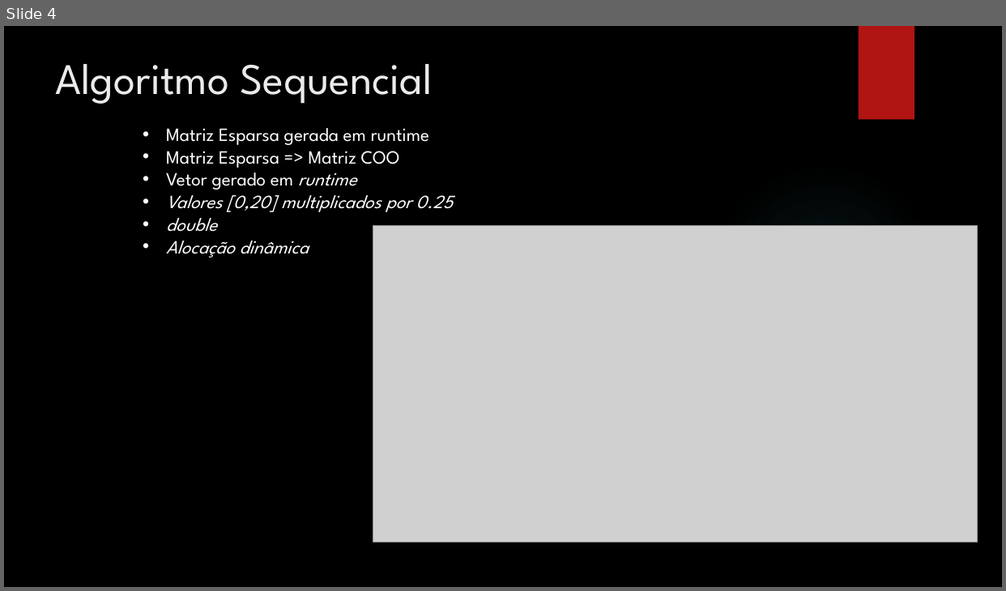
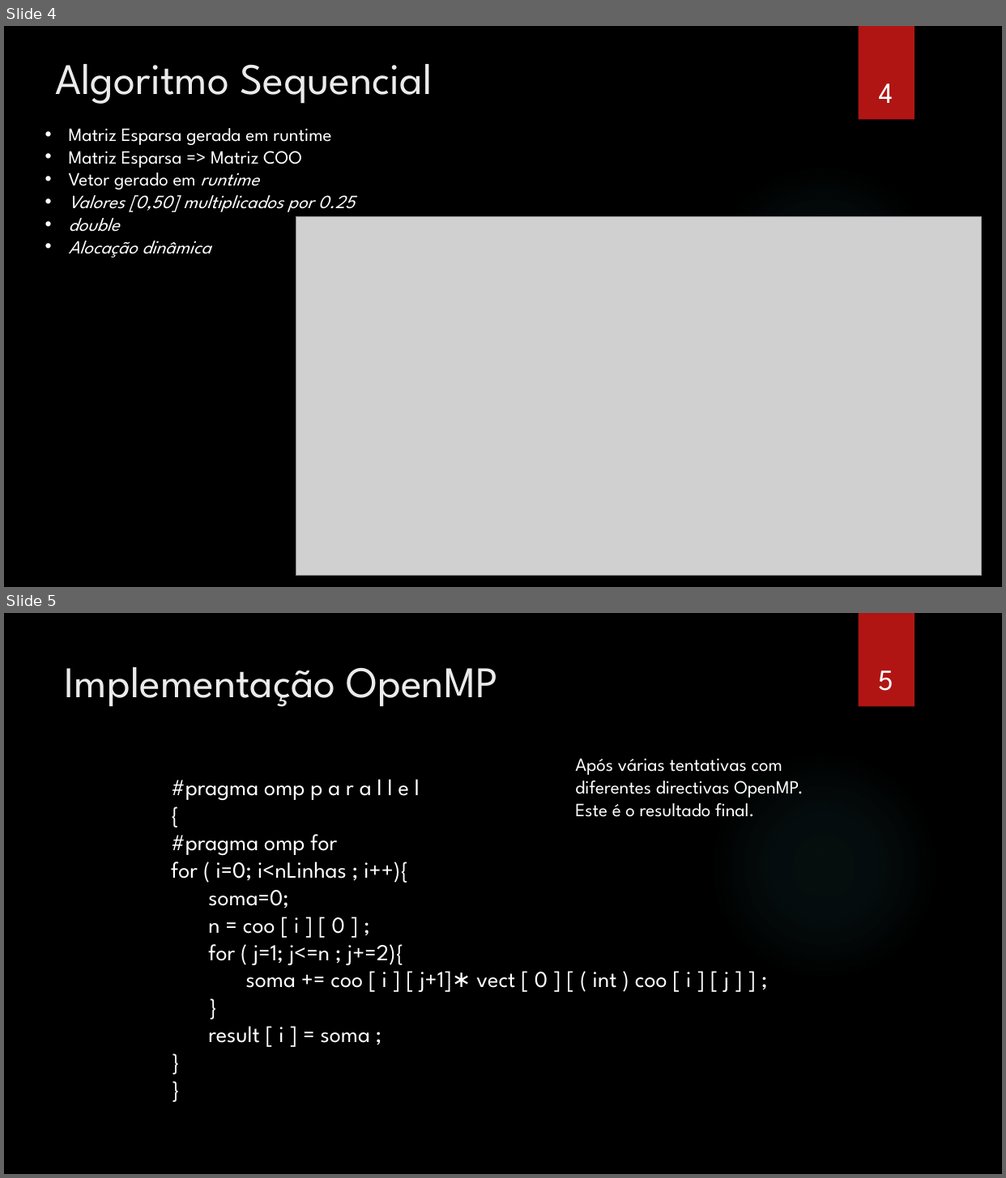
Before and after one commit to CarlosDiogo01/Parallel-Computing-Paradigms, a slide deck: PCP_-_#3_MPI_OpenMP_HybridSolution_Sparse_Matrix/ApresentacaoTrabalhos.pptx. Shown one above the other, each under a label of ours: slide 4 before the commit, slides 4 and 5 after it. The pictures are 1006x591 and 1006x1178 pixels, drawn with LibreOffice and Linux fonts; fonts in the diff are those of the drawing; grey boxes stand for pictures; background and template pictures are left out. Boxes give left, top, right and bottom in pixels: in the first picture for what was removed or moved away, otherwise in the second. Text is boxed around its words. In the diff, an @@ line names an element or a change of style, - is before the commit and + after.

```diff
--- a/PCP_-_#3_MPI_OpenMP_HybridSolution_Sparse_Matrix/ApresentacaoTrabalhos.pptx
+++ b/PCP_-_#3_MPI_OpenMP_HybridSolution_Sparse_Matrix/ApresentacaoTrabalhos.pptx
@@ slide 5 added at (x1=4, y1=613, x2=1002, y2=1174), background picture (left out); not listed: 2 template elements that a slide beside it also shows @@
@@ title added at (x1=65, y1=667, x2=498, y2=707), 42 pt, text #EBEBEB @@
+Implementação OpenMP
@@ page number added at (x1=878, y1=671, x2=893, y2=691), 28 pt, text #FFFFFF @@
+5
@@ text added at (x1=575, y1=758, x2=803, y2=817), 18 pt, text #FFFFFF @@
+Após várias tentativas com diferentes directivas OpenMP.
+Este é o resultado final.
@@ text added at (x1=171, y1=779, x2=730, y2=1043), 22 pt, text #FFFFFF @@
+#pragma omp p a r a l l e l
+{
+#pragma omp for
+for ( i=0; i<nLinhas ; i++){
+soma=0;
+n = coo [ i ] [ 0 ] ;
+for ( j=1; j<=n ; j+=2){
+soma += coo [ i ] [ j+1]∗ vect [ 0 ] [ ( int ) coo [ i ] [ j ] ] ;
+}
+result [ i ] = soma ;
+}
+}
@@ slide 4 changed as well @@
@@ page number added at (x1=879, y1=84, x2=893, y2=103), 28 pt, text #FFFFFF @@
+4
@@ text "Matriz Esparsa gerada em runtime" moved from (x1=166, y1=128, x2=453, y2=258) to (x1=69, y1=128, x2=355, y2=258) @@
@@ text at (x1=69, y1=188, x2=355, y2=212): text changed @@
-• Valores [0,20] multiplicados por 0.25
+• Valores [0,50] multiplicados por 0.25
@@ picture resized from (x1=373, y1=226, x2=978, y2=543) to (x1=296, y1=217, x2=982, y2=575) @@
```
Also in this commit, not shown: 4 other slides changed, 15 other slides added, 5 slides removed, 7 other files.
